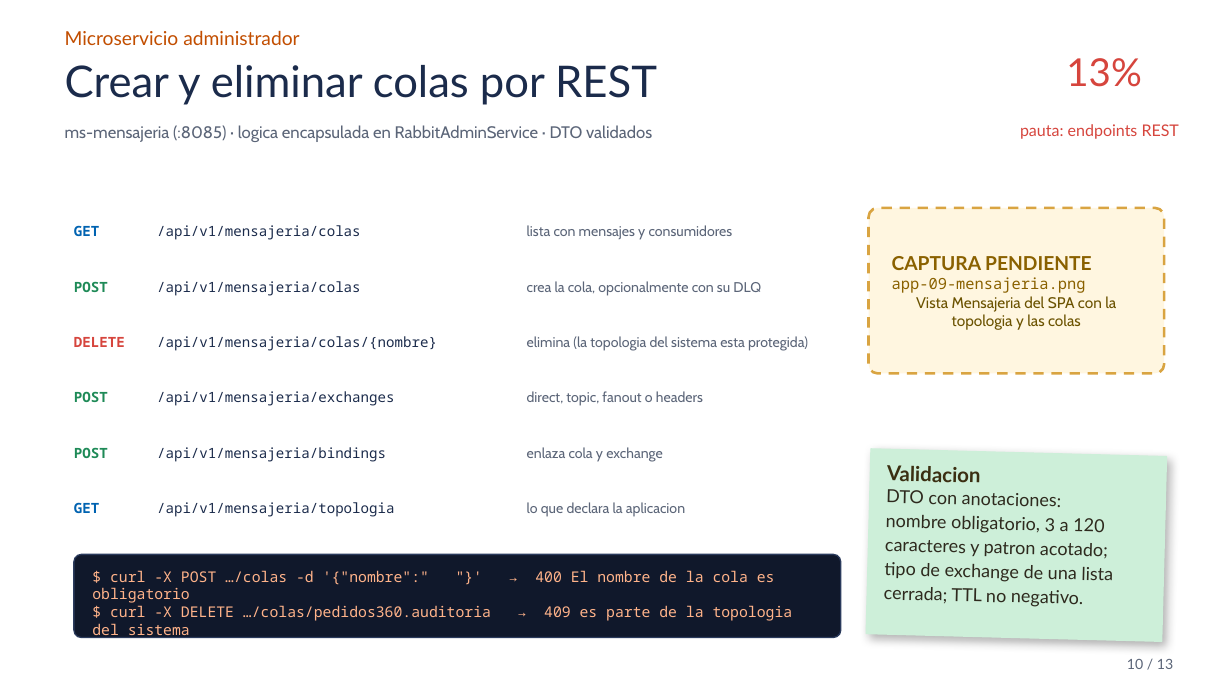
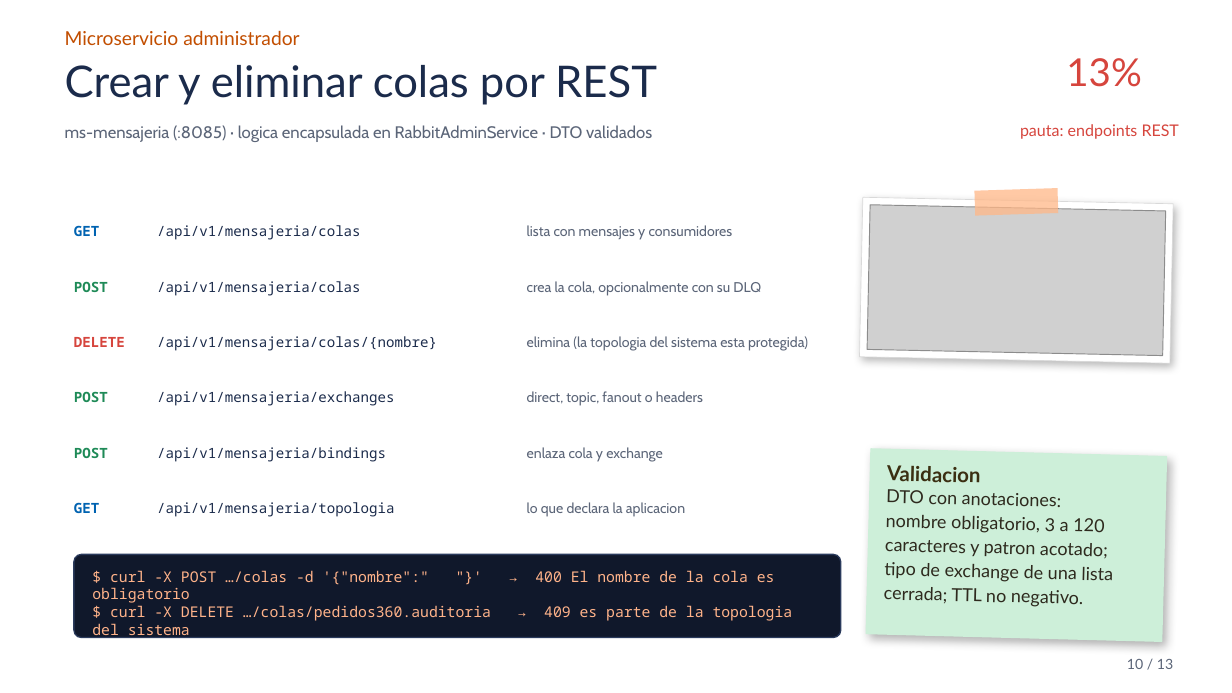
Before and after one commit to Zetita1/Pedidos360-backend, a slide deck: slide 10 of docs/Presentacion_Pedidos360_EP4.pptx. Drawn at 1232x693 pixels with LibreOffice and Linux fonts; fonts in the diff are those of the drawing; grey boxes stand for pictures; background and template pictures are left out. Boxes give left, top, right and bottom in pixels: in the first picture for what was removed or moved away, otherwise in the second. Text is boxed around its words. In the diff, an @@ line names an element or a change of style, - is before the commit and + after.

```diff
--- a/docs/Presentacion_Pedidos360_EP4.pptx
+++ b/docs/Presentacion_Pedidos360_EP4.pptx
@@ rectangle at (860,197,1174,364): rounded rectangle to rectangle; fill #FFF6E0 to #FFFFFF; outline #D9A441 2 pt dashed to #D9D9D9 0.5 pt; shadow on; rotation 0 to 1 degrees @@
@@ picture added at (867,205,1166,356) @@
@@ rectangle added at (975,188,1059,216), fill #FFB787 at 75% opacity @@
@@ text removed at (892,256,1116,330) @@
-CAPTURA PENDIENTE
-app-09-mensajeria.png
-Vista Mensajeria del SPA con la topologia y las colas
```
Also in this commit, not shown: 1 other slide changed, 3 other files.
